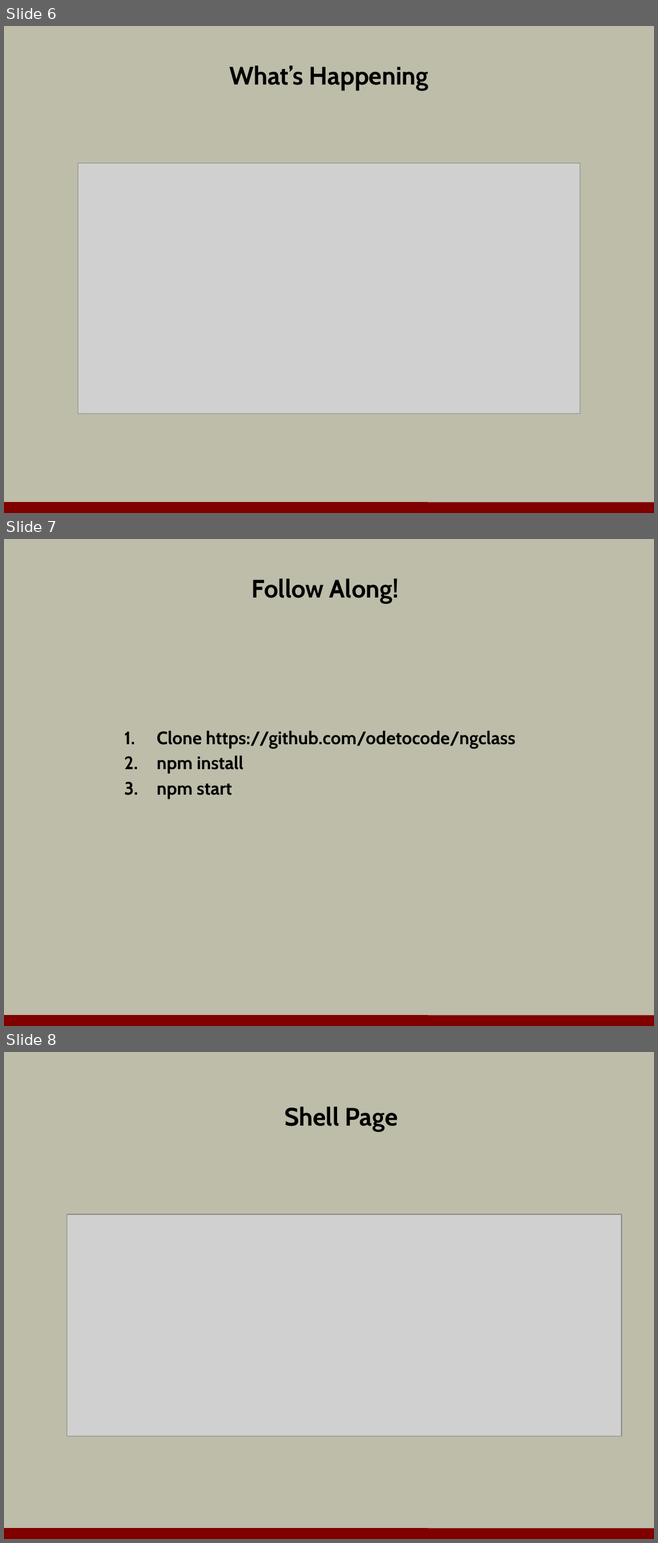
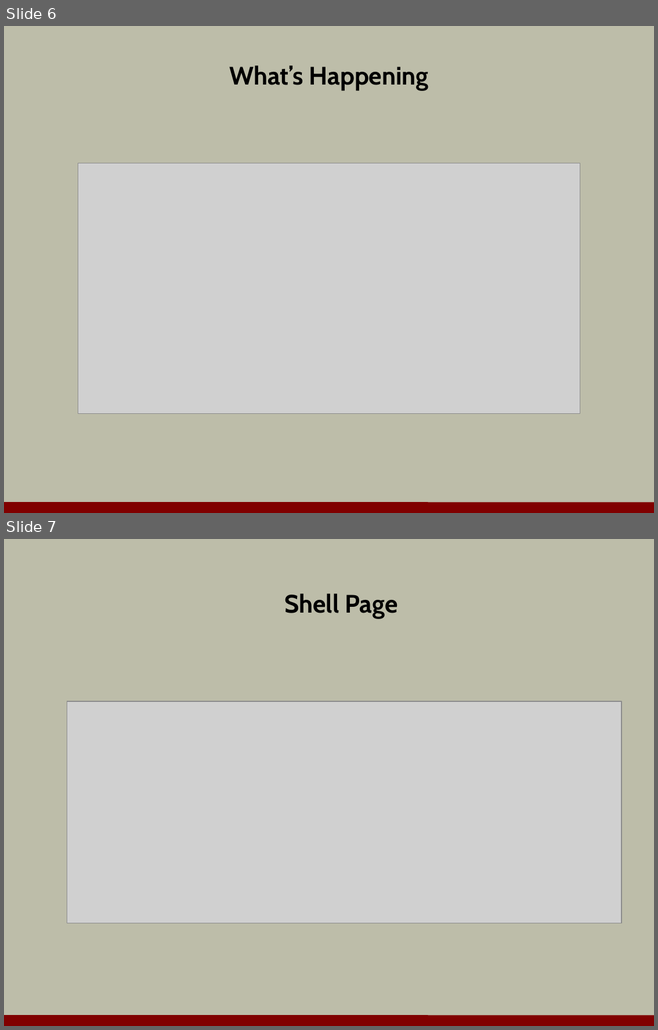
Before and after one commit to OdeToCode/classes, a slide deck: angular2/slides/01_Introduction.pptx. Shown one above the other, each under a label of ours: slides 6, 7 and 8 before the commit, slides 6 and 7 after it. The pictures are 658x1543 and 658x1030 pixels, drawn with LibreOffice and Linux fonts; fonts in the diff are those of the drawing; grey boxes stand for pictures; background and template pictures are left out. Boxes give left, top, right and bottom in pixels: in the first picture for what was removed or moved away, otherwise in the second. Text is boxed around its words. In the diff, an @@ line names an element or a change of style, - is before the commit and + after.

```diff
--- a/angular2/slides/01_Introduction.pptx
+++ b/angular2/slides/01_Introduction.pptx
@@ slide 7 removed at box(4, 539, 654, 1026), background #BDBDA9; not listed: 1 template element that a slide beside it also shows @@
@@ title removed at box(252, 578, 398, 603) @@
-Follow Along!
@@ text removed at box(157, 730, 515, 799) @@
-1. Clone https://github.com/odetocode/ngclass
-2. npm install
-3. npm start
@@ what was slide 8 is now slide 7 @@
```
Also in this commit, not shown: 2 slides changed.
